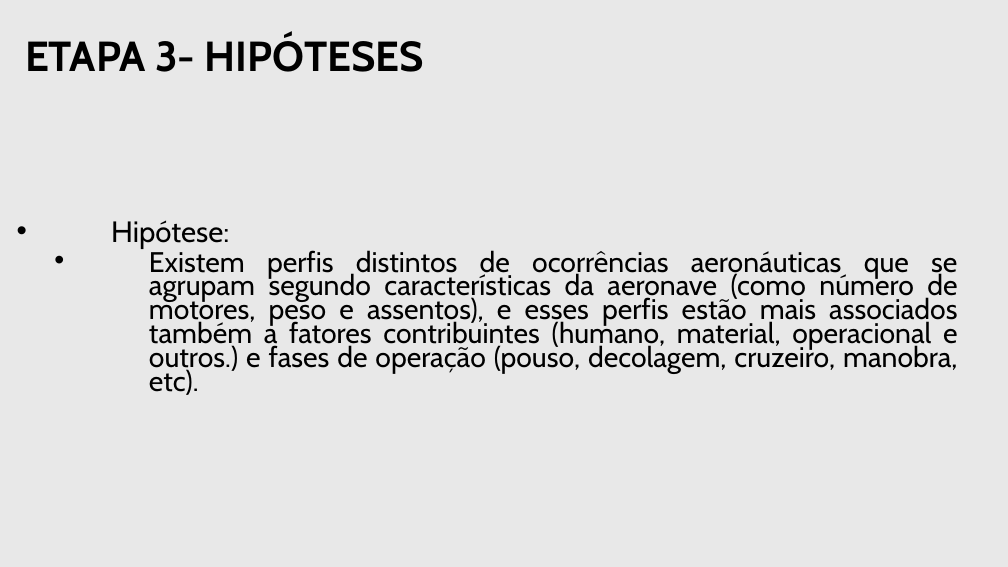
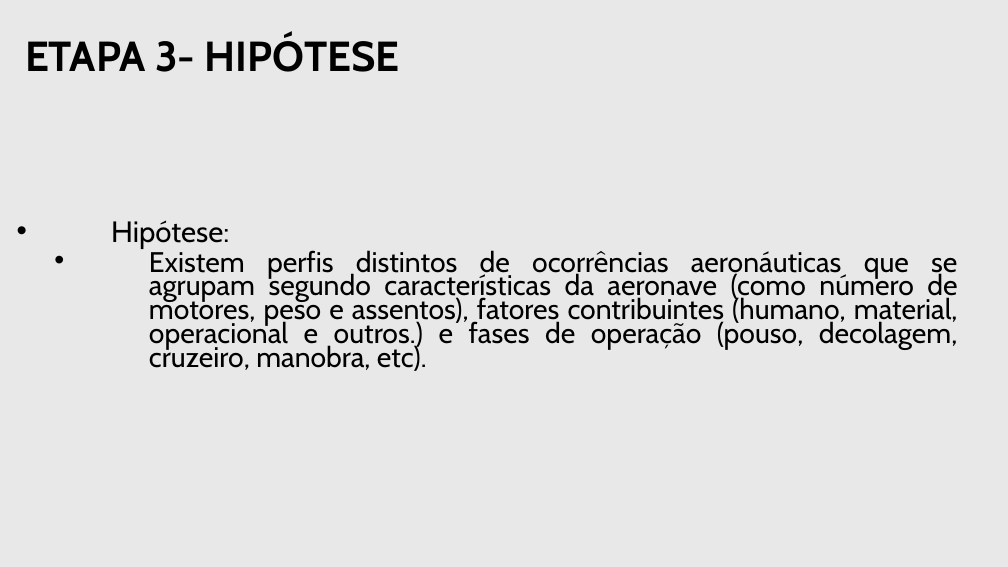
Before and after one commit to robertrossi/analise_de_acidentes_na_aviacao_brasileira, a slide deck: slide 16 of Apresentação.pptx. Drawn at 1008x567 pixels with LibreOffice and Linux fonts; fonts in the diff are those of the drawing. Boxes give left, top, right and bottom in pixels: in the first picture for what was removed or moved away, otherwise in the second. Text is boxed around its words. In the diff, an @@ line names an element or a change of style, - is before the commit and + after.

Commit message:
Update Apresentação.pptx
apresentação

```diff
--- a/Apresentação.pptx
+++ b/Apresentação.pptx
@@ title at bbox=[25, 36, 399, 72]: text changed @@
-ETAPA 3- HIPÓTESES
+ETAPA 3- HIPÓTESE
@@ subtitle at bbox=[149, 250, 958, 371]: text changed @@
-  • Existem perfis distintos de ocorrências aeronáuticas que se agrupam segundo características da aeronave (como número de motores, peso e assentos), e esses perfis estão mais associados também a fatores contribuintes (humano, material, operacional e outros.) e fases de operação (pouso, decolagem, cruzeiro, manobra, etc).
+  • Existem perfis distintos de ocorrências aeronáuticas que se agrupam segundo características da aeronave (como número de motores, peso e assentos), fatores contribuintes (humano, material, operacional e outros.) e fases de operação (pouso, decolagem, cruzeiro, manobra, etc).
```
Also in this commit, not shown: 1 other slide changed.
